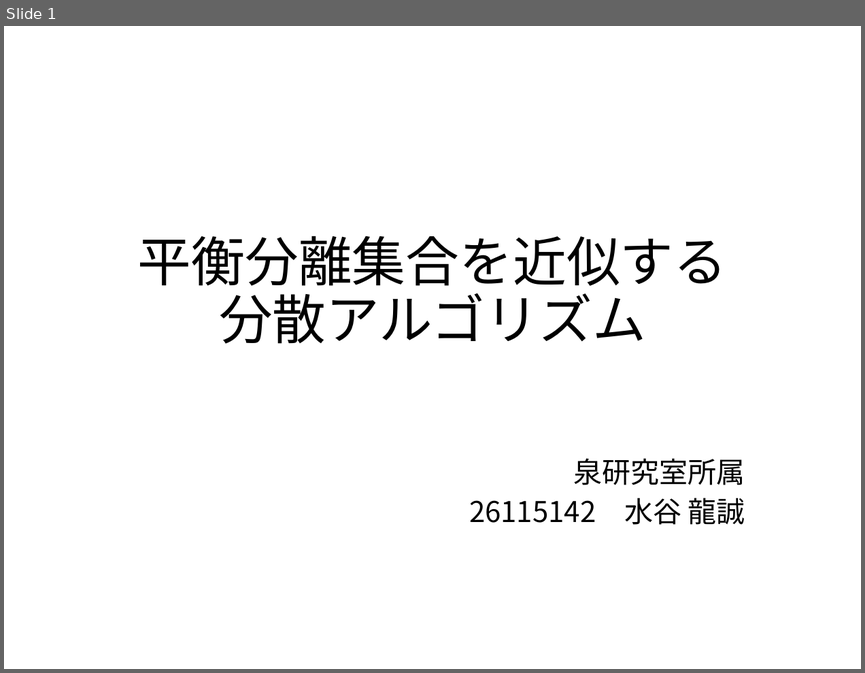
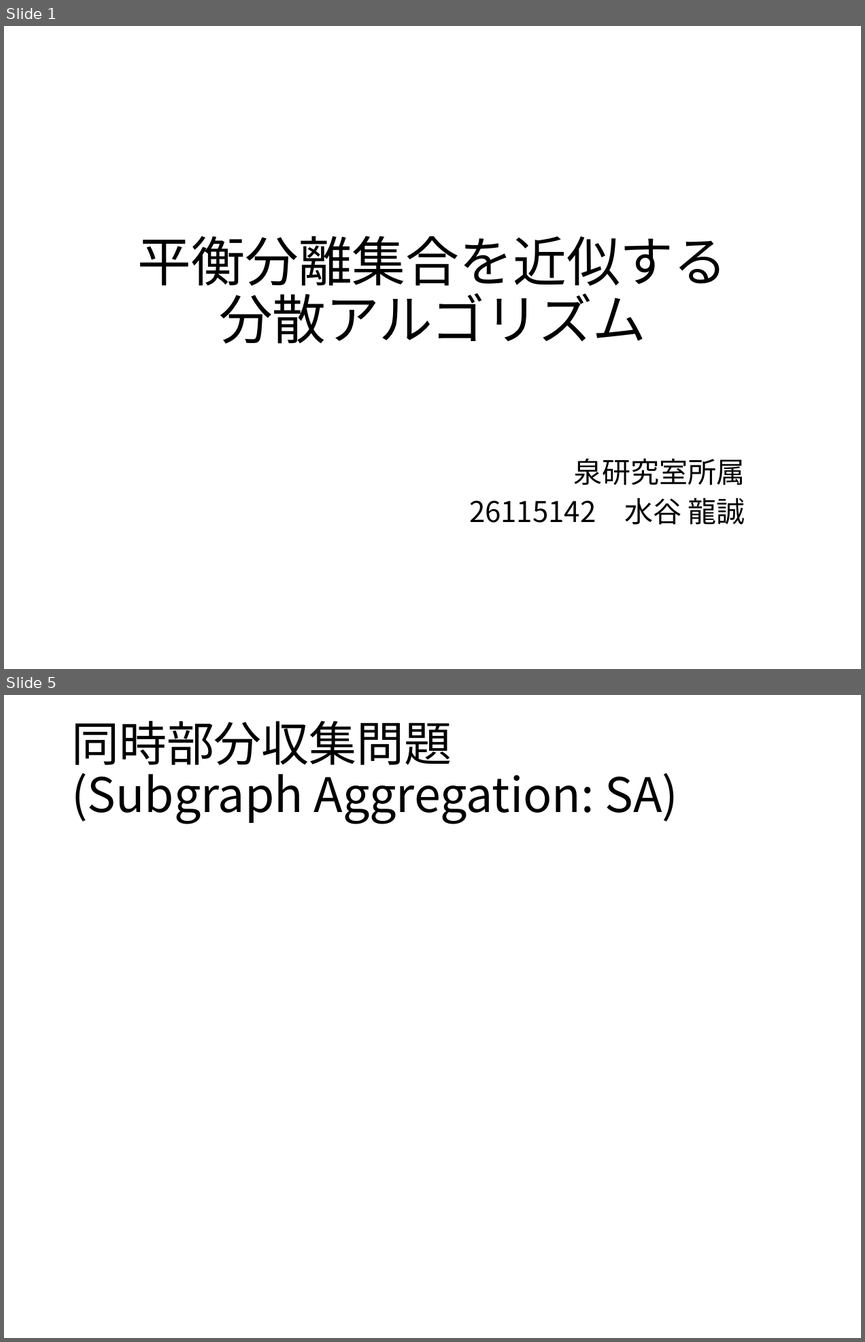
Before and after one commit to ssmr0410/share, a slide deck: slide/mizutani_pre.pptx. Shown one above the other, each under a label of ours: slide 1 before the commit, slides 1 and 5 after it; the slides between them are not shown. The pictures are 865x673 and 865x1342 pixels, drawn with LibreOffice and Linux fonts; fonts in the diff are those of the drawing; grey boxes stand for pictures. Boxes give left, top, right and bottom in pixels: in the first picture for what was removed or moved away, otherwise in the second. Text is boxed around its words. In the diff, an @@ line names an element or a change of style, - is before the commit and + after.

```diff
--- a/slide/mizutani_pre.pptx
+++ b/slide/mizutani_pre.pptx
@@ slide 5 added at (x1=4, y1=695, x2=861, y2=1338), background #FFFFFF @@
@@ title added at (x1=71, y1=721, x2=679, y2=824), 40 pt, text #000000 @@
+同時部分収集問題
+(Subgraph Aggregation: SA)
```
Also in this commit, not shown: 9 other slides added.
